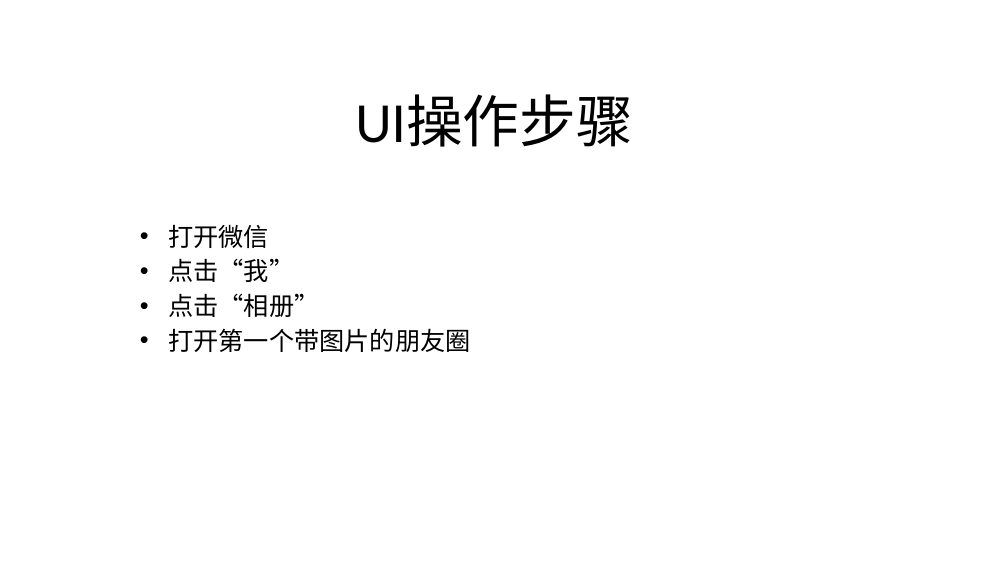
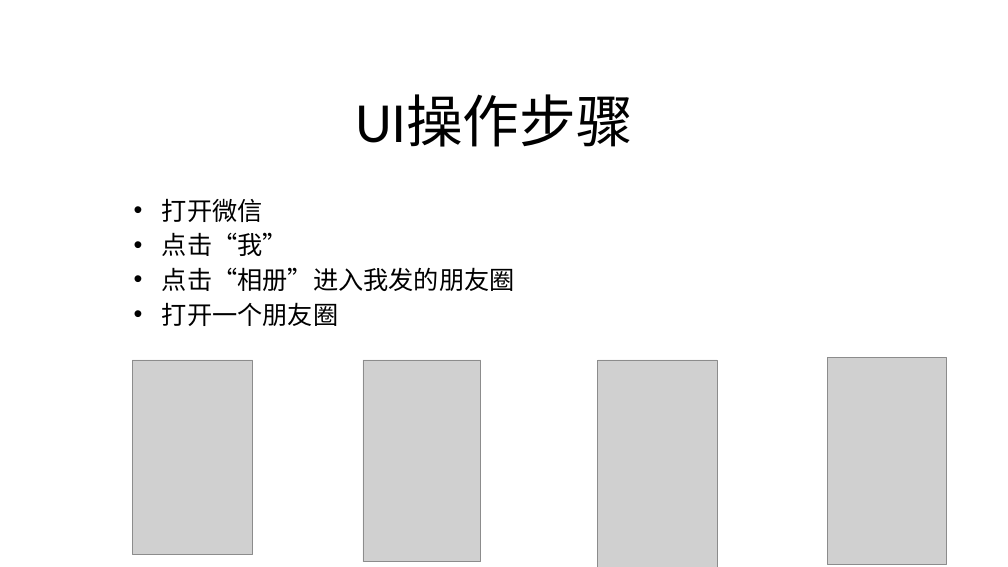
Before and after one commit to lgxqf/AppUIAutomation, a slide deck: slide 2 of doc/Introduction about the example.pptx. Drawn at 1008x567 pixels with LibreOffice and Linux fonts; fonts in the diff are those of the drawing; grey boxes stand for pictures. Boxes give left, top, right and bottom in pixels: in the first picture for what was removed or moved away, otherwise in the second. Text is boxed around its words. In the diff, an @@ line names an element or a change of style, - is before the commit and + after.

```diff
--- a/doc/Introduction about the example.pptx
+++ b/doc/Introduction about the example.pptx
@@ subtitle "打开微信": place and size @@
-subtitle "打开微信" at (168, 224, 470, 352)
+subtitle "打开微信" at (162, 198, 515, 326)
@@ subtitle at (162, 267, 515, 326): text changed @@
-• 点击“相册”
-• 打开第一个带图片的朋友圈
+• 点击“相册”进入我发的朋友圈
+• 打开一个朋友圈
@@ picture added at (827, 358, 947, 565) @@
@@ picture added at (132, 360, 253, 555) @@
@@ picture added at (363, 360, 481, 562) @@
@@ picture added at (598, 360, 718, 567) @@
```
Also in this commit, not shown: 1 other file.
